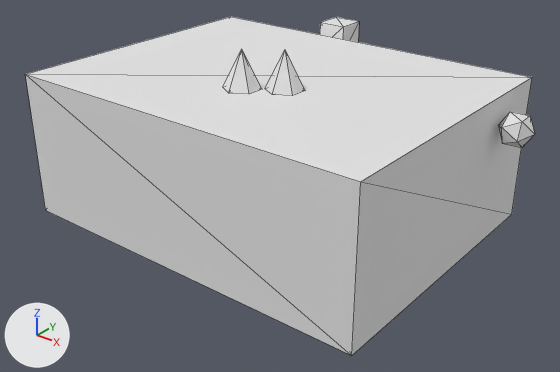
One commit to the glTF model public/Objects/object03_low.glb: the scene before it, then after it.
Camera for both pictures: a 50 mm lens placed at (3.04, -3.77, 2.05), pointed at (0.09, -0.09, -0.23). The lights are fixed; the arrows at lower left show +X, +Y and +Z. The first picture is the older version. Mesh edges are drawn as thin lines. Vertices at exactly the same position are counted once.

Objects in the first picture: 'object03_low'.
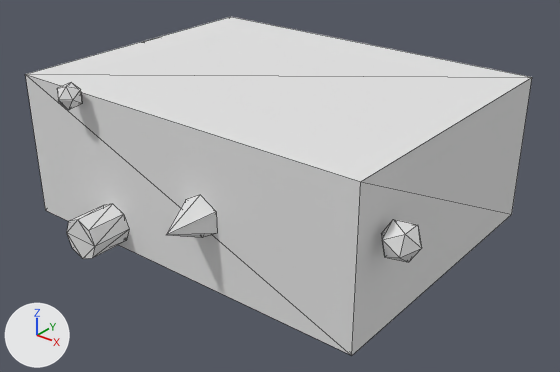
Location of each change, [x1, y1, x2, y2] in pixels of the pictures (560 x 372 px; the box of a moved part takes in the faces that stretch with it):
'object03_low', reshaped
    before: [25, 17, 535, 355]
    after: [25, 17, 532, 355]
part 1 of me_cube_024, added
    after: [57, 82, 82, 110]
part 2 of me_cube_024, moved or reshaped
    before: [498, 112, 535, 147]
    after: [381, 219, 422, 262]
part 3 of me_cube_024, moved or reshaped
    before: [265, 50, 305, 96]
    after: [166, 195, 217, 237]
part 4 of me_cube_024, moved or reshaped (not visible before)
    after: [67, 204, 129, 259]
part 5 of me_cube_024, deleted
    before: [223, 17, 359, 94]

Patch to the scene script:
```diff
--- a/public/Objects/object03_low.glb.py
+++ b/public/Objects/object03_low.glb.py
@@ me_cube_024 @@
 # used by ob_object03_low; location = (0.0, 0.0, 0.0)
-me_cube_024.from_pydata(...)  # 112 vertices, 180 faces; spans x -1.49..1.53, y -1.0..1.24, z -0.78..0.75
+me_cube_024.from_pydata(...)  # 90 vertices, 144 faces; spans x -1.48..1.53, y -1.28..1.27, z -0.75..0.57
+# me_cube_024 part 1: a new loose piece, an icosphere of 20 faces spanning x -0.81..-0.65, y -1.17..-1.0, z 0.42..0.57, in mat_mat_object03_low (white #e5e5e5)
+# me_cube_024 part 2: the loose piece of 12 vertices spanning x 1.3..1.53, y 0.45..0.65, z 0.2..0.41 is moved by (0.0, -1.33, -0.18)
+# me_cube_024 part 3: the loose piece of 7 vertices spanning x 0.1..0.32, y -0.31..-0.06, z 0.5..0.75 is turned 90 degrees about the x axis through its middle and scaled by 1.1, then moved by (0.04, -0.95, -0.66)
+# me_cube_024 part 4: the loose piece of 16 vertices spanning x -0.13..0.11, y 1.0..1.24, z -0.03..0.21 is turned 180 degrees about the x axis through its middle and scaled by 1.14, then moved by (-0.53, -2.26, -0.43)
+# me_cube_024 part 5: 7 loose pieces with 69 vertices, spanning x -1.49..0.32, y -0.85..1.21, z -0.78..0.75, are deleted
+# other edits to the shape of me_cube_024 do not show in these pictures
 me_cube_024.materials.append(mat_mat_object03_low)
```
